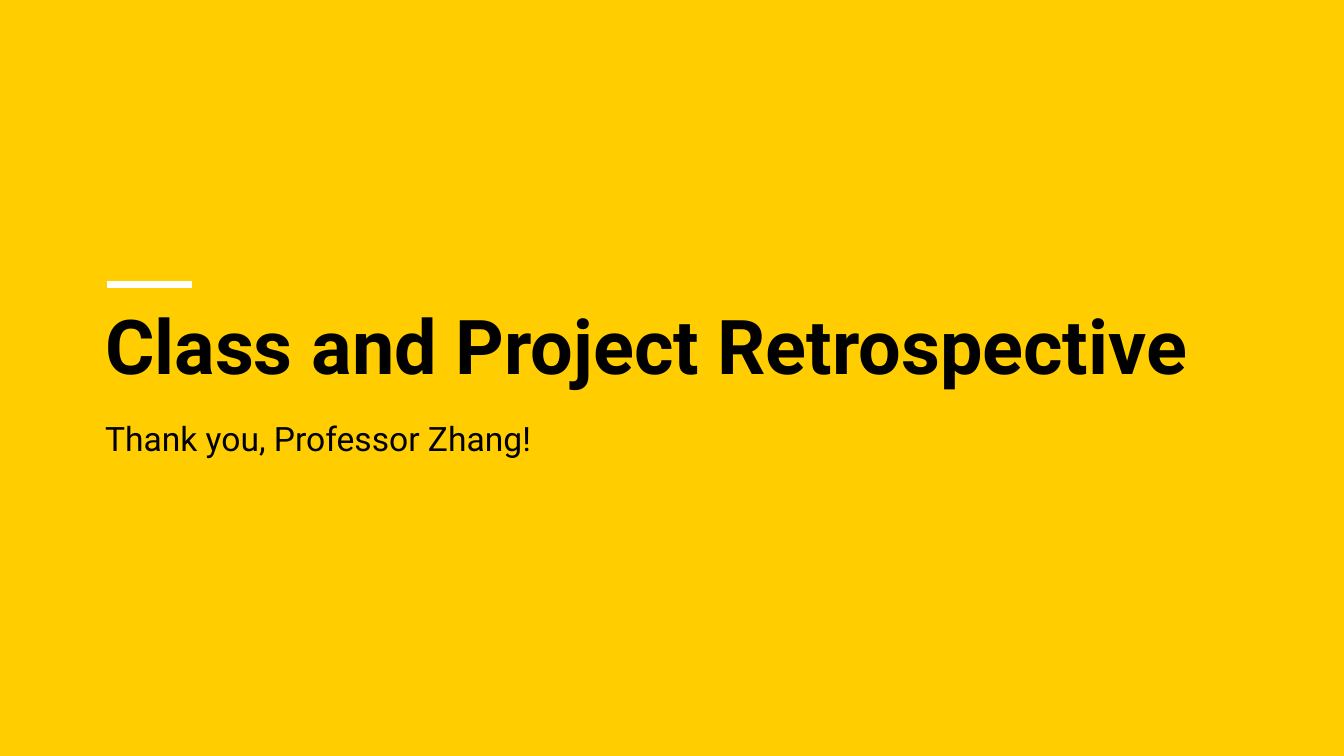
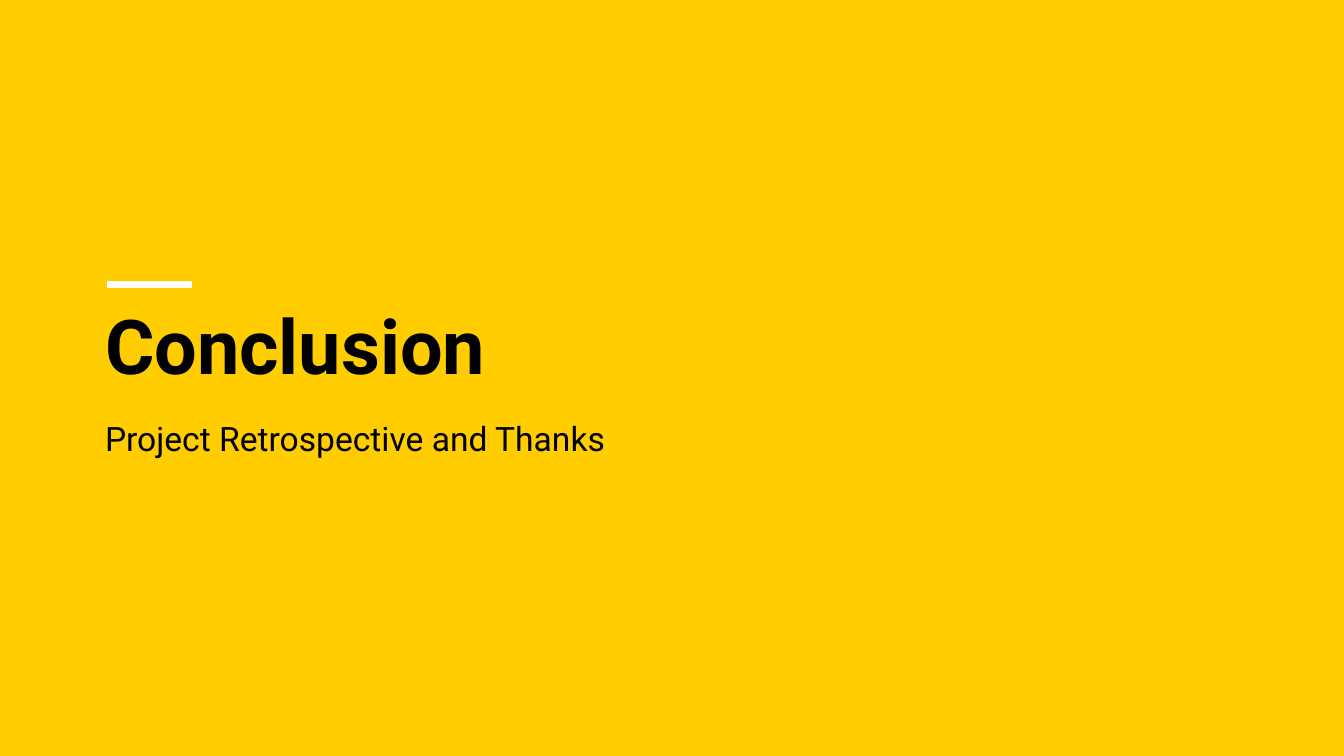
Before and after one commit to mattnkrueger/cs-4980--real-time-cyber-physical-systems, a slide deck: slide 60 of project/final_project-comparison_of_thread_zigbee_and_zwave_for_home_automation.pptx (slide 48 before the commit). Drawn at 1344x756 pixels with LibreOffice and Linux fonts; fonts in the diff are those of the drawing. Boxes give left, top, right and bottom in pixels: in the first picture for what was removed or moved away, otherwise in the second. Text is boxed around its words. In the diff, an @@ line names an element or a change of style, - is before the commit and + after.

```diff
--- a/project/final_project-comparison_of_thread_zigbee_and_zwave_for_home_automation.pptx
+++ b/project/final_project-comparison_of_thread_zigbee_and_zwave_for_home_automation.pptx
@@ title at [105, 317, 485, 375]: text changed @@
-Class and Project Retrospective
+Conclusion
@@ subtitle at [105, 425, 605, 458]: text changed @@
-Thank you, Professor Zhang!
+Project Retrospective and Thanks
```
Also in this commit, not shown: 31 other slides changed, 20 slides added, 7 slides removed, 2 other files.
